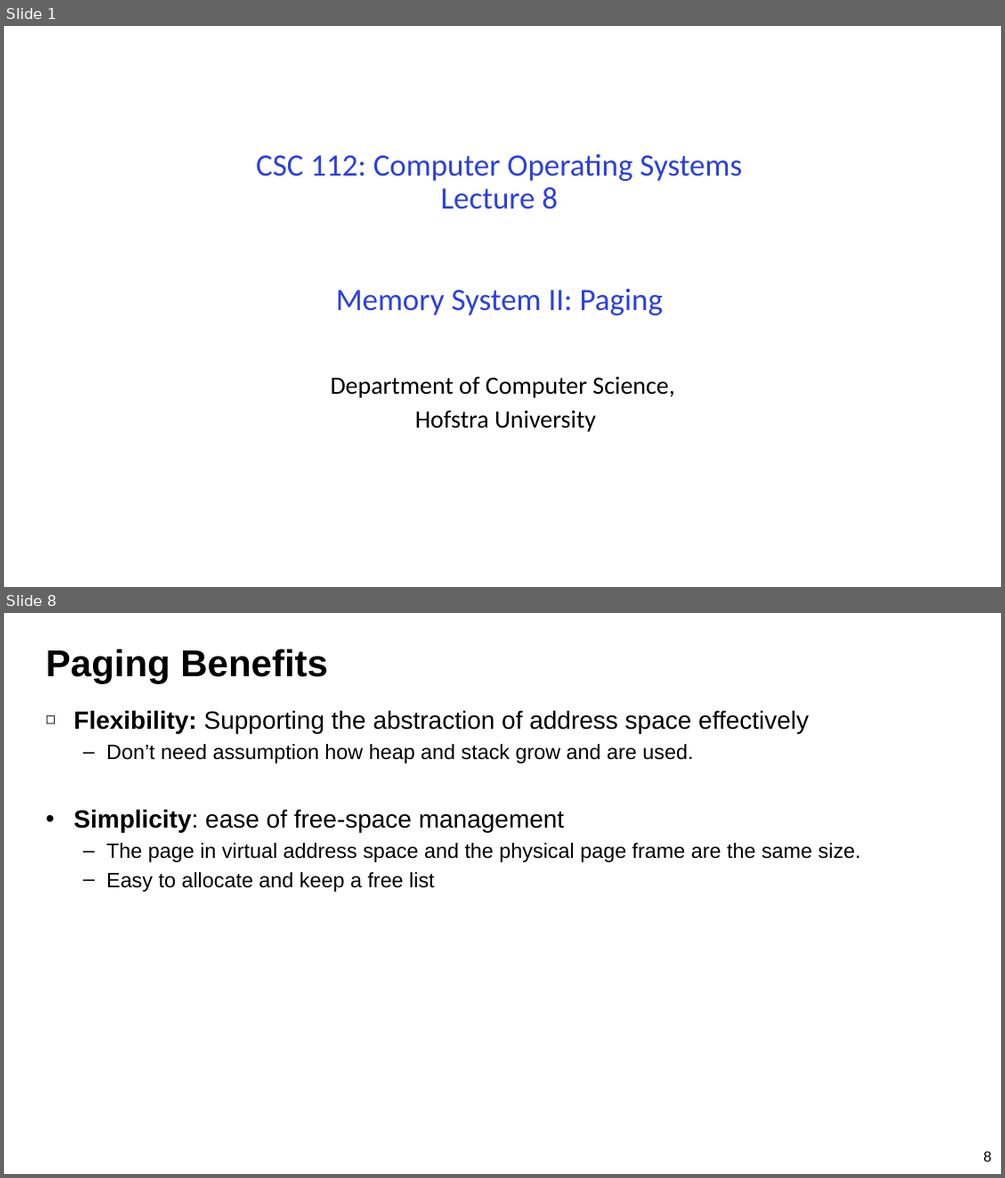
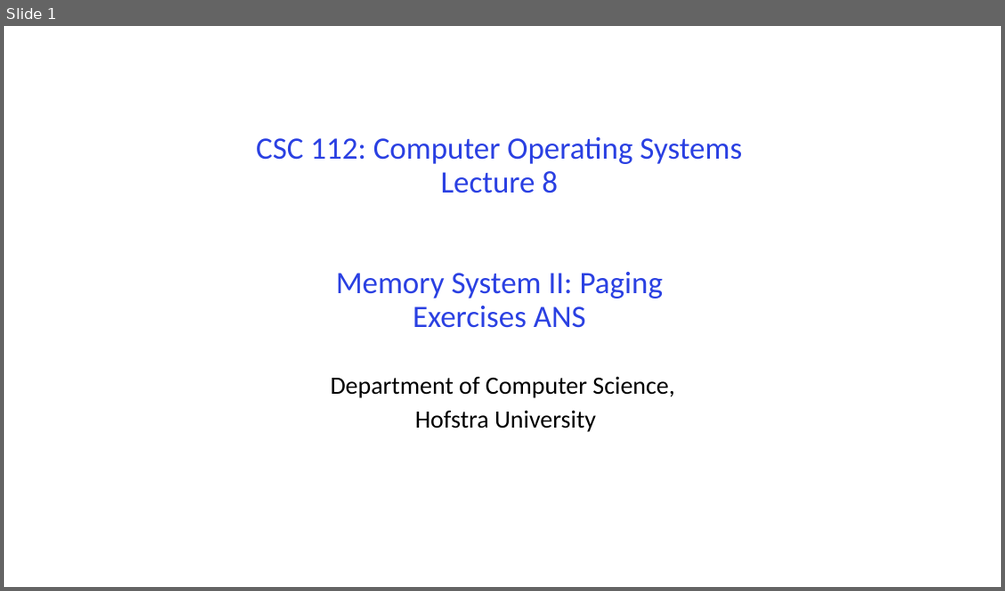
Before and after one commit to guhofstra/CSC256Fa25, a slide deck: PPTs/L8-Exercises ANS.pptx. Shown one above the other, each under a label of ours: slides 1 and 8 before the commit, slide 1 after it; the slides between them are not shown. The pictures are 1005x1178 and 1005x591 pixels, drawn with LibreOffice and Linux fonts; fonts in the diff are those of the drawing. Boxes give left, top, right and bottom in pixels: in the first picture for what was removed or moved away, otherwise in the second. Text is boxed around its words. In the diff, an @@ line names an element or a change of style, - is before the commit and + after.

```diff
--- a/PPTs/L8-Exercises ANS.pptx
+++ b/PPTs/L8-Exercises ANS.pptx
@@ slide 8 removed at (4,613,1001,1174), background #FFFFFF @@
@@ title removed at (46,649,328,683) @@
-Paging Benefits
@@ text removed at (73,710,861,892) @@
-  ◻ Flexibility: Supporting the abstraction of address space effectively
-  – Don’t need assumption how heap and stack grow and are used.
-• Simplicity: ease of free-space management
-  – The page in virtual address space and the physical page frame are the same size.
-  – Easy to allocate and keep a free list
@@ page number removed at (983,1151,991,1161) @@
-8
@@ slide 1 changed as well @@
@@ title at (256,137,742,328): text changed @@
-CSC 112: Computer Operating Systems
-Lecture 8
-Memory System II: Paging
+CSC 112: Computer Operating Systems
+Lecture 8
+Memory System II: Paging
+Exercises ANS
```
Also in this commit, not shown: 1 slide added, 77 other slides removed, 3 other files.
